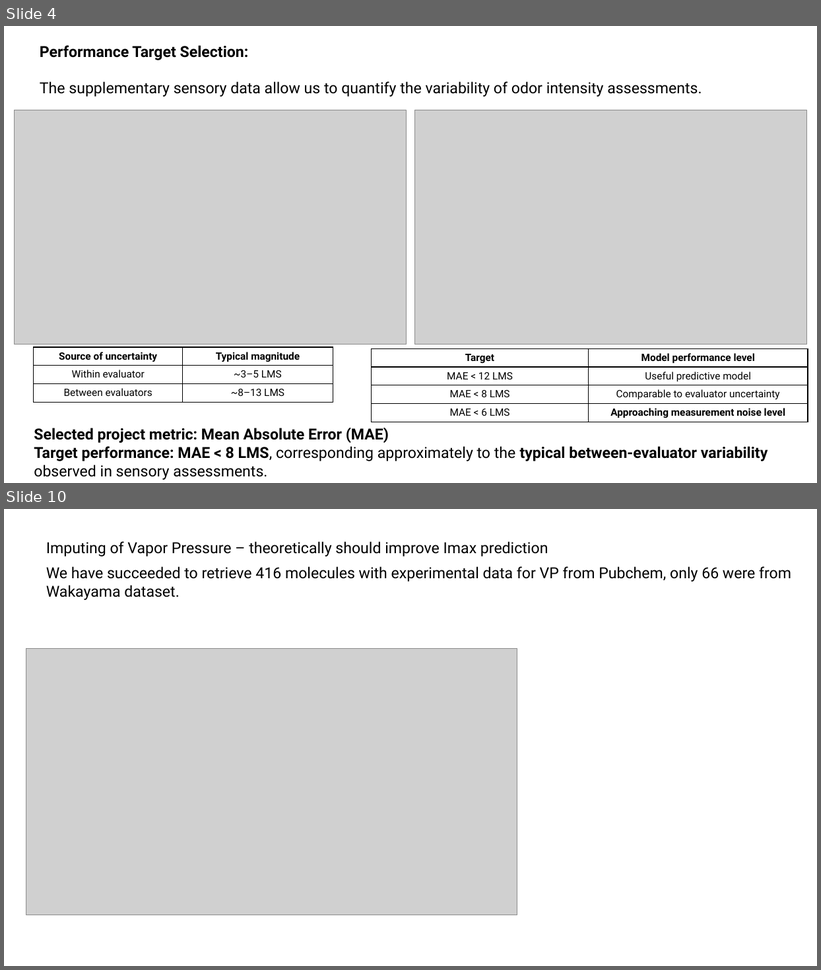
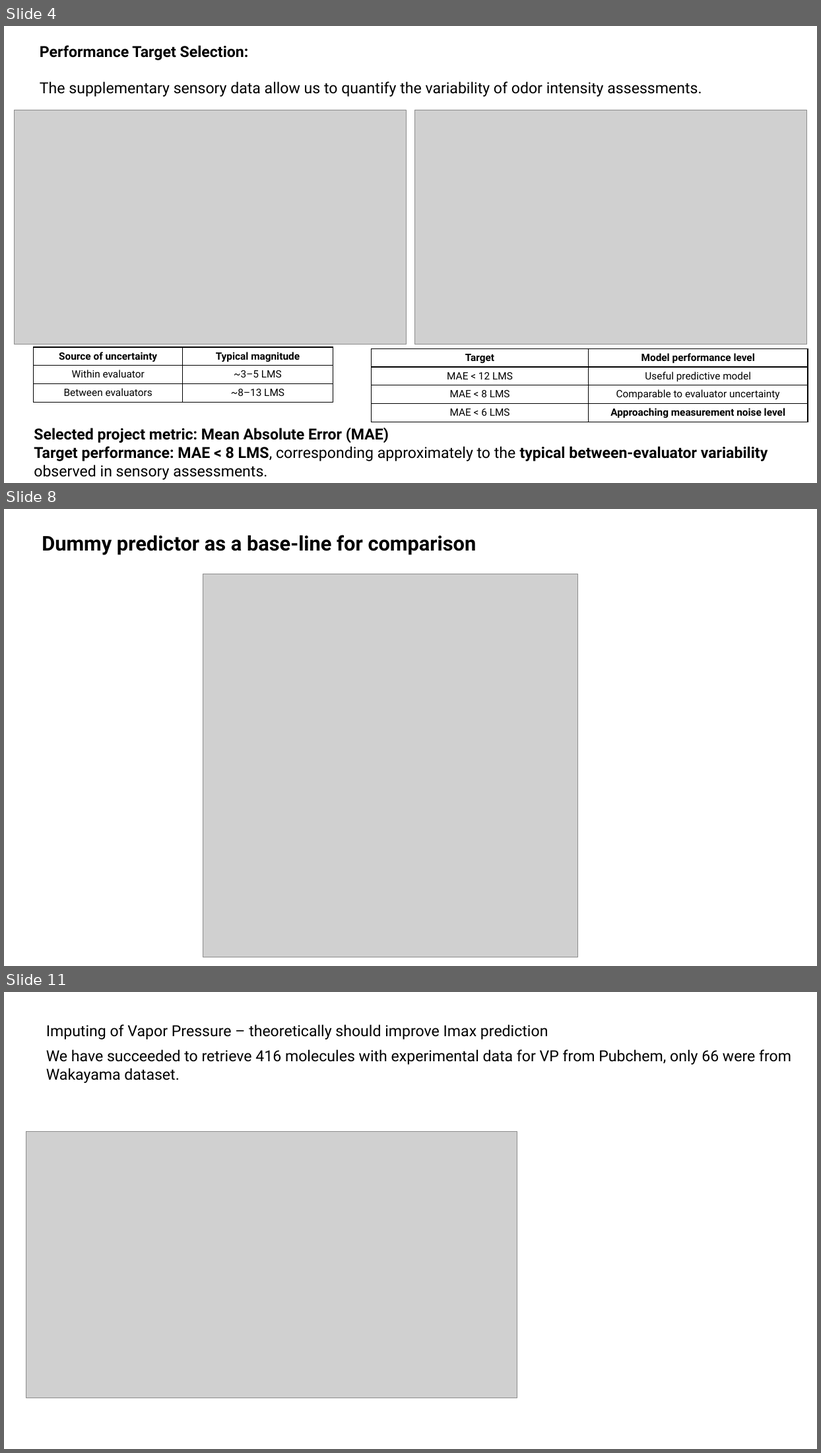
Before and after one commit to kiriyevskykiril/ai-program-2026, a slide deck: project_1/precentation/Smell intensity presentation.pptx. Shown one above the other, each under a label of ours: slides 4 and 10 before the commit, slides 4, 8 and 11 after it; the slides between them are not shown. The pictures are 821x970 and 821x1453 pixels, drawn with LibreOffice and Linux fonts; fonts in the diff are those of the drawing; grey boxes stand for pictures. Boxes give left, top, right and bottom in pixels: in the first picture for what was removed or moved away, otherwise in the second. Text is boxed around its words. In the diff, an @@ line names an element or a change of style, - is before the commit and + after.

```diff
--- a/project_1/precentation/Smell intensity presentation.pptx
+++ b/project_1/precentation/Smell intensity presentation.pptx
@@ slide 8 added at (4, 509, 817, 966), background #FFFFFF @@
@@ text added at (42, 535, 477, 555), 24 pt, text #000000, bold @@
+Dummy predictor as a base-line for comparison
@@ picture added at (203, 574, 578, 957) @@
@@ what was slide 10 is now slide 11 @@
```
Also in this commit, not shown: 8 slides changed, 2 other slides added, 8 other files.
